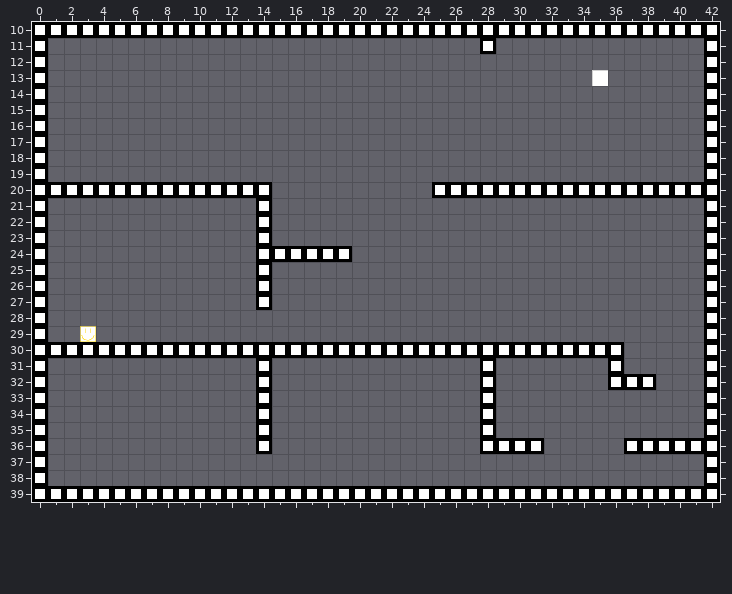
One commit to this Tiled map: levels/level_0/tilemap.tmx. The first picture shows the starting point.
Cells are 32x32 px. Shown: x 0..42, y 10..39.
New version:
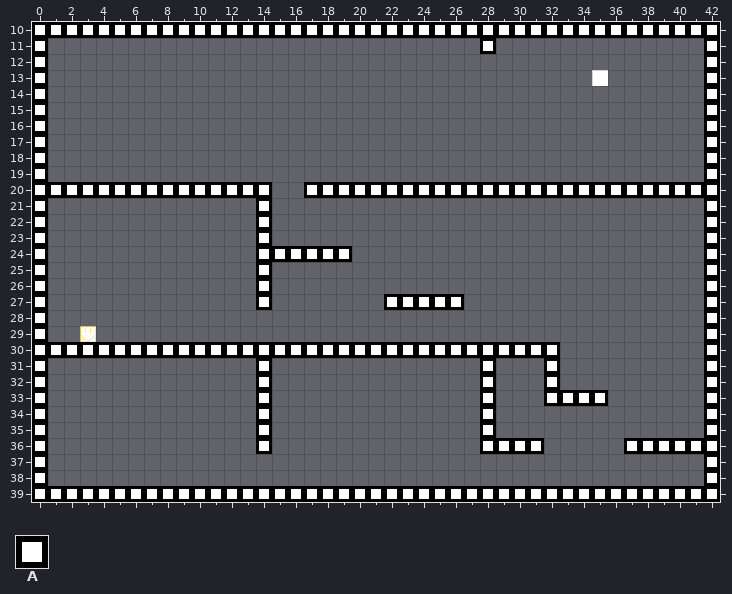
Key: from "testingtileset": A 0.
_ is an empty cell.
From old to new:
{"where": "layer \"base layer\""}
{"y":20,"x":17,"old":"________","new":"AAAAAAAA"}
{"y":27,"x":22,"old":"_____","new":"AAAAA"}
{"y":30,"x":33,"old":"AAAA","new":"____"}
{"y":31,"x":32,"old":"_","new":"A"}
{"y":31,"x":36,"old":"A","new":"_"}
{"y":32,"x":32,"old":"_","new":"A"}
{"y":32,"x":36,"old":"AAA","new":"___"}
{"y":33,"x":32,"old":"____","new":"AAAA"}
{"label":"added","picture_box":[304,182,432,198]}
{"label":"added","picture_box":[384,294,464,310]}
{"label":"changed","picture_box":[544,342,656,406]}
